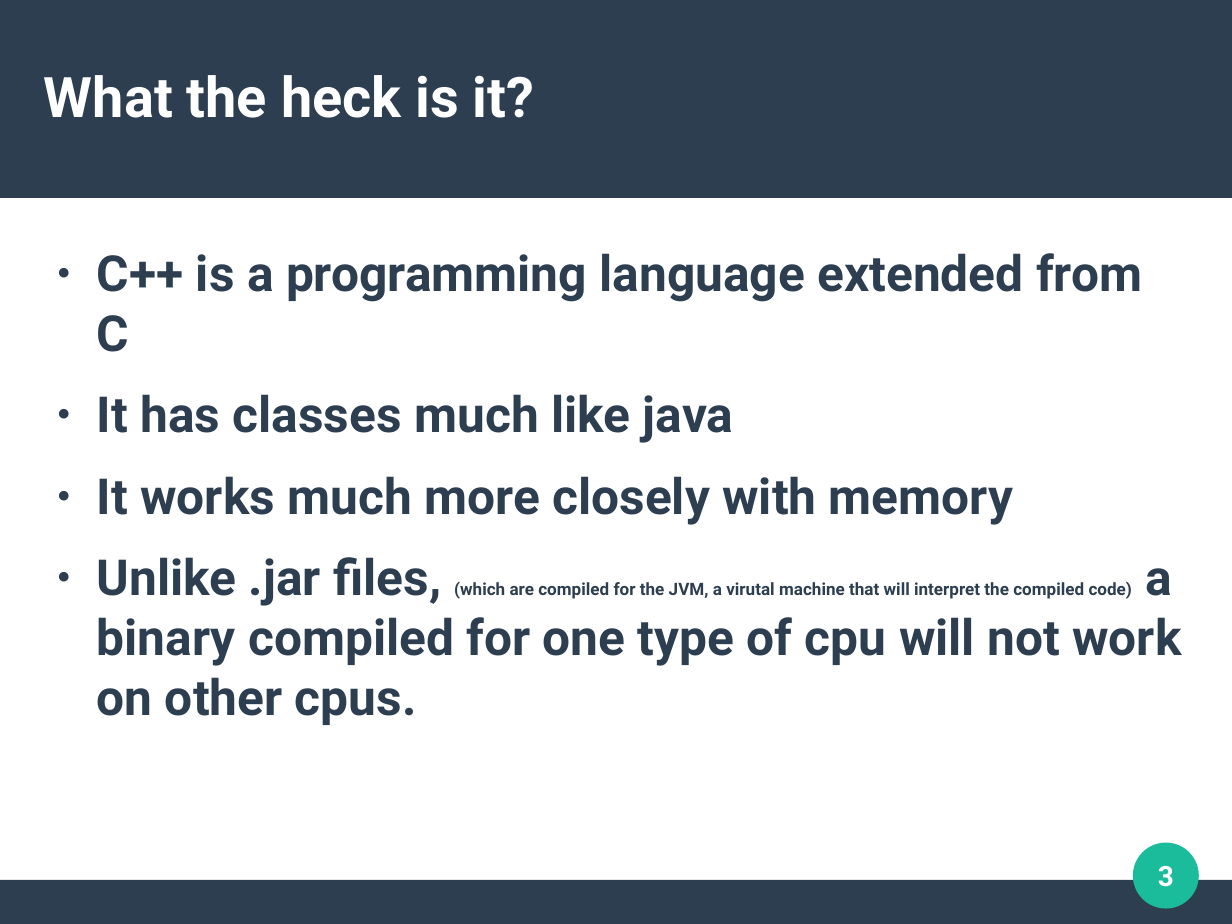
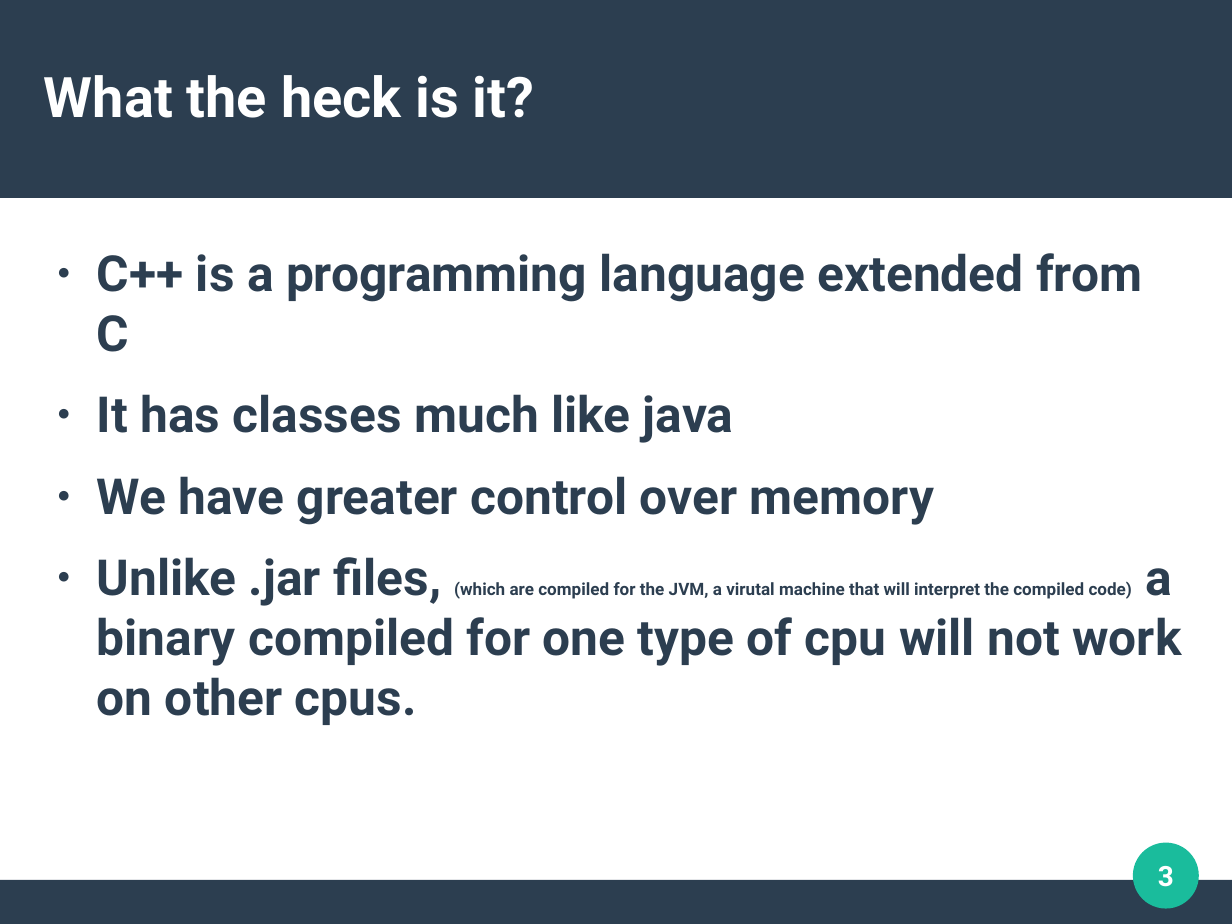
Before and after one commit to DuongTyler/CppCrashCourse, a slide deck: slide 3 of CPP.odp. Drawn at 1232x924 pixels with LibreOffice and Linux fonts; fonts in the diff are those of the drawing. Boxes give left, top, right and bottom in pixels: in the first picture for what was removed or moved away, otherwise in the second. Text is boxed around its words. In the diff, an @@ line names an element or a change of style, - is before the commit and + after.

```diff
--- a/CPP.odp
+++ b/CPP.odp
@@ text at (x1=97, y1=476, x2=934, y2=525): text changed @@
-● It works much more closely with memory
+● We have greater control over memory
```
Also in this commit, not shown: 8 other slides changed, 3 slides added, 1 slide removed, 2 other files.
